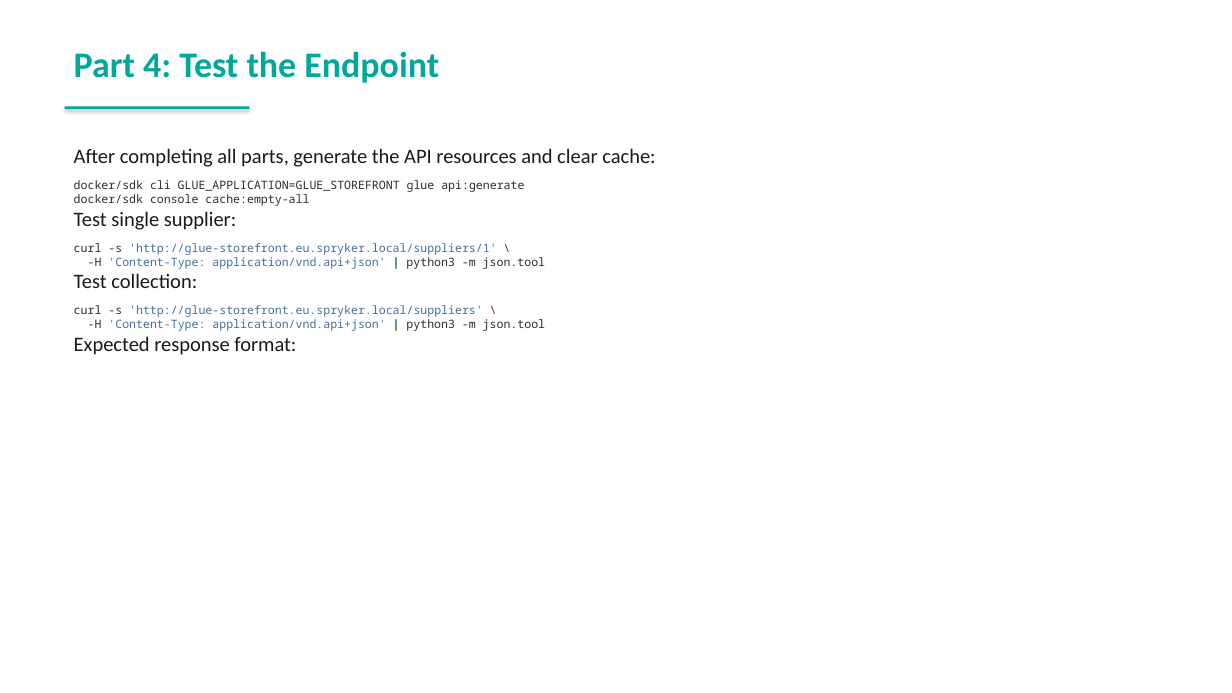
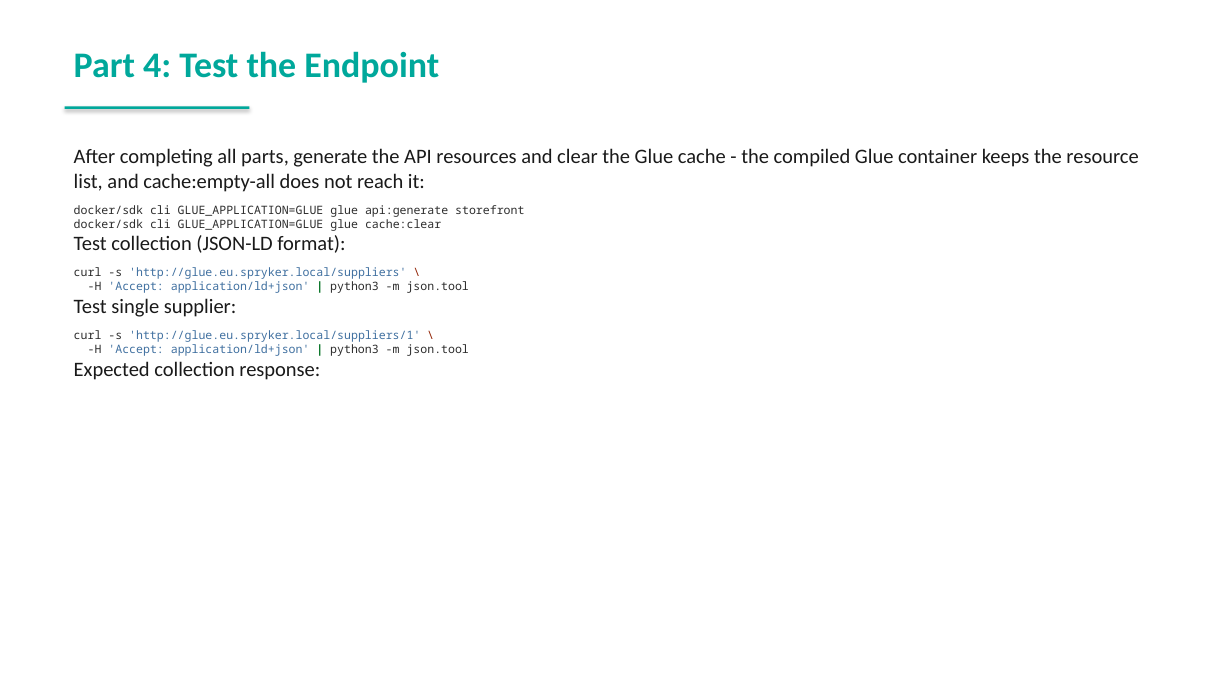
Before and after one commit to spryker-academy/instructor-exercises, a slide deck: slide 148 of guides-pptx/spryker-academy-professional.pptx (slide 141 before the commit). Drawn at 1232x693 pixels with LibreOffice and Linux fonts; fonts in the diff are those of the drawing. Boxes give left, top, right and bottom in pixels: in the first picture for what was removed or moved away, otherwise in the second. Text is boxed around its words. In the diff, an @@ line names an element or a change of style, - is before the commit and + after.

```diff
--- a/guides-pptx/spryker-academy-professional.pptx
+++ b/guides-pptx/spryker-academy-professional.pptx
@@ text at (74, 148, 1138, 293): text changed; text colour #2D2D2D to #1A1A1A @@
-After completing all parts, generate the API resources and clear cache:
-docker/sdk cli GLUE_APPLICATION=GLUE_STOREFRONT glue api:generate
-docker/sdk console cache:empty-all
+After completing all parts, generate the API resources and clear the Glue cache - the compiled Glue container keeps the resource list, and cache:empty-all does not reach it:
+docker/sdk cli GLUE_APPLICATION=GLUE glue api:generate storefront
+docker/sdk cli GLUE_APPLICATION=GLUE glue cache:clear
+Test collection (JSON-LD format):
+curl -s 'http://glue.eu.spryker.local/suppliers' \
+-H 'Accept: application/ld+json' | python3 -m json.tool
@@ text at (74, 330, 469, 380): text changed @@
-curl -s 'http://glue-storefront.eu.spryker.local/suppliers/1' \
--H 'Content-Type: application/vnd.api+json' | python3 -m json.tool
-Test collection:
-curl -s 'http://glue-storefront.eu.spryker.local/suppliers' \
--H 'Content-Type: application/vnd.api+json' | python3 -m json.tool
-Expected response format:
+curl -s 'http://glue.eu.spryker.local/suppliers/1' \
+-H 'Accept: application/ld+json' | python3 -m json.tool
+Expected collection response:
```
Also in this commit, not shown: 106 other slides changed, 23 slides added, 11 slides removed, 46 other files.
